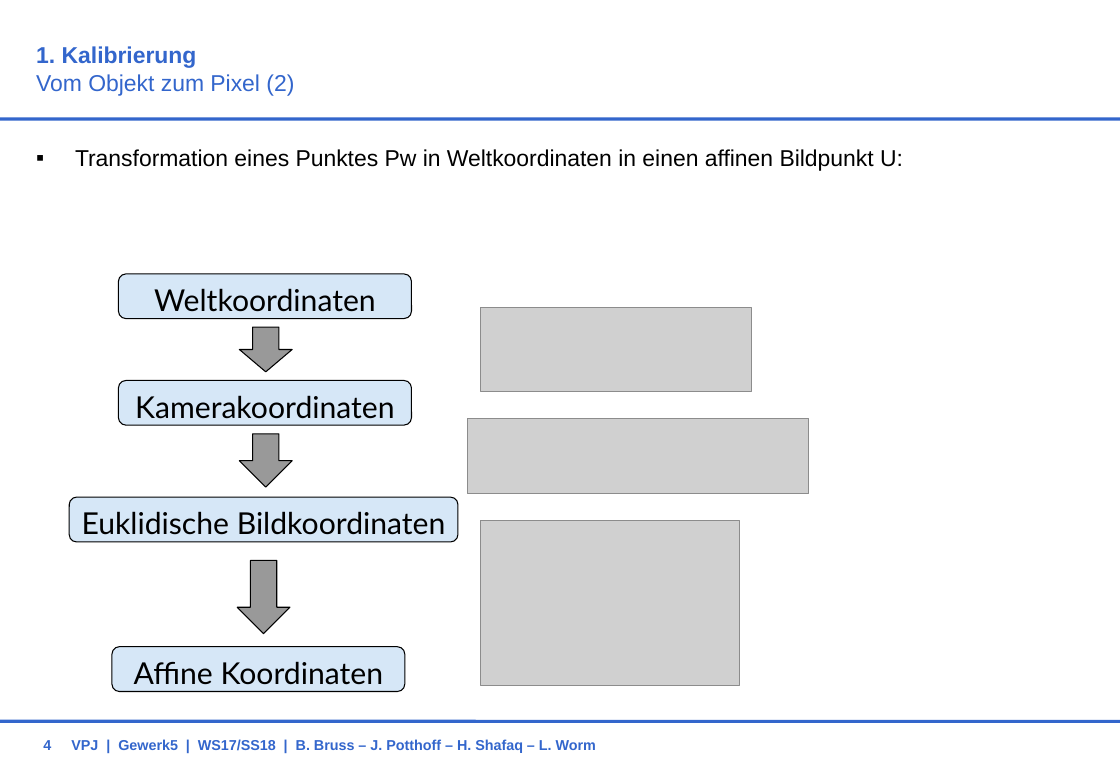
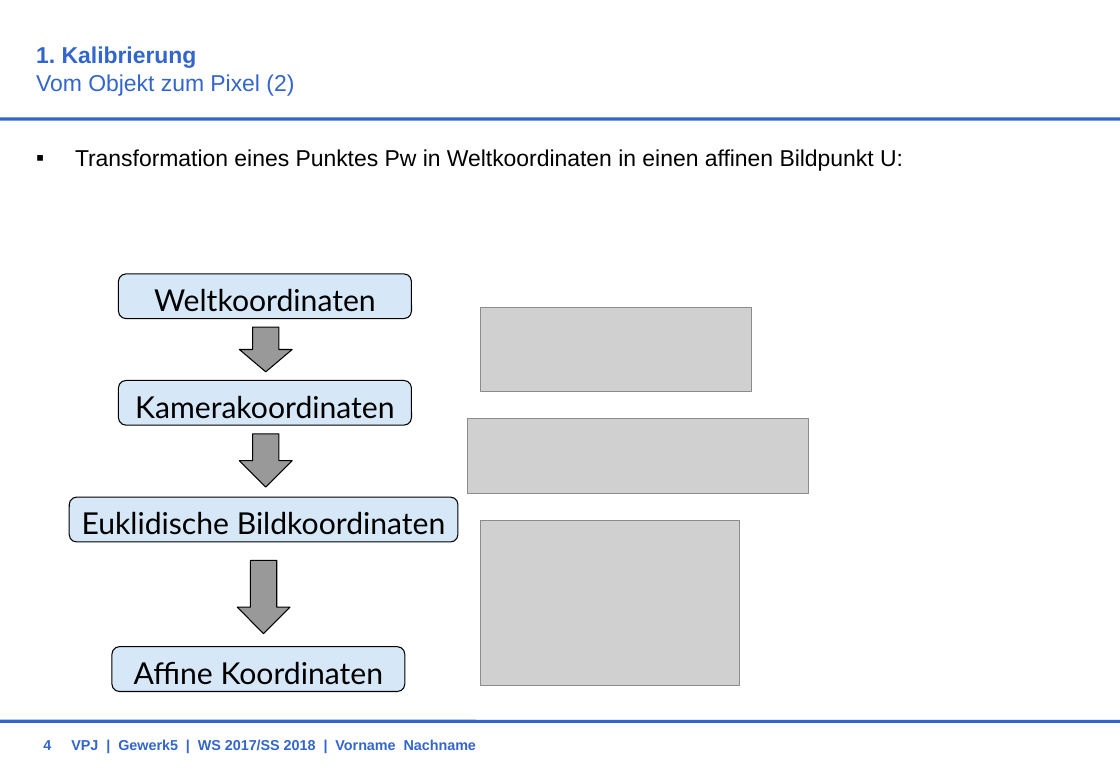
Before and after one commit to BBRUSS/VPJW17G5, a slide deck: slide 4 of 11_Orga/KonzeptG5.ppt. Drawn at 1120x775 pixels with LibreOffice and Linux fonts; fonts in the diff are those of the drawing; grey boxes stand for pictures; background and template pictures are left out. Boxes give left, top, right and bottom in pixels: in the first picture for what was removed or moved away, otherwise in the second. Text is boxed around its words. In the diff, an @@ line names an element or a change of style, - is before the commit and + after.

```diff
--- a/11_Orga/KonzeptG5.ppt
+++ b/11_Orga/KonzeptG5.ppt
@@ down arrow at bbox=[238, 560, 290, 633]: proportions changed @@
@@ text at bbox=[71, 739, 476, 751]: text changed @@
-VPJ | Gewerk5 | WS17/SS18 | B. Bruss – J. Potthoff – H. Shafaq – L. Worm
+VPJ | Gewerk5 | WS 2017/SS 2018 | Vorname Nachname
```
Also in this commit, not shown: 12 other slides changed, 1 other file.
